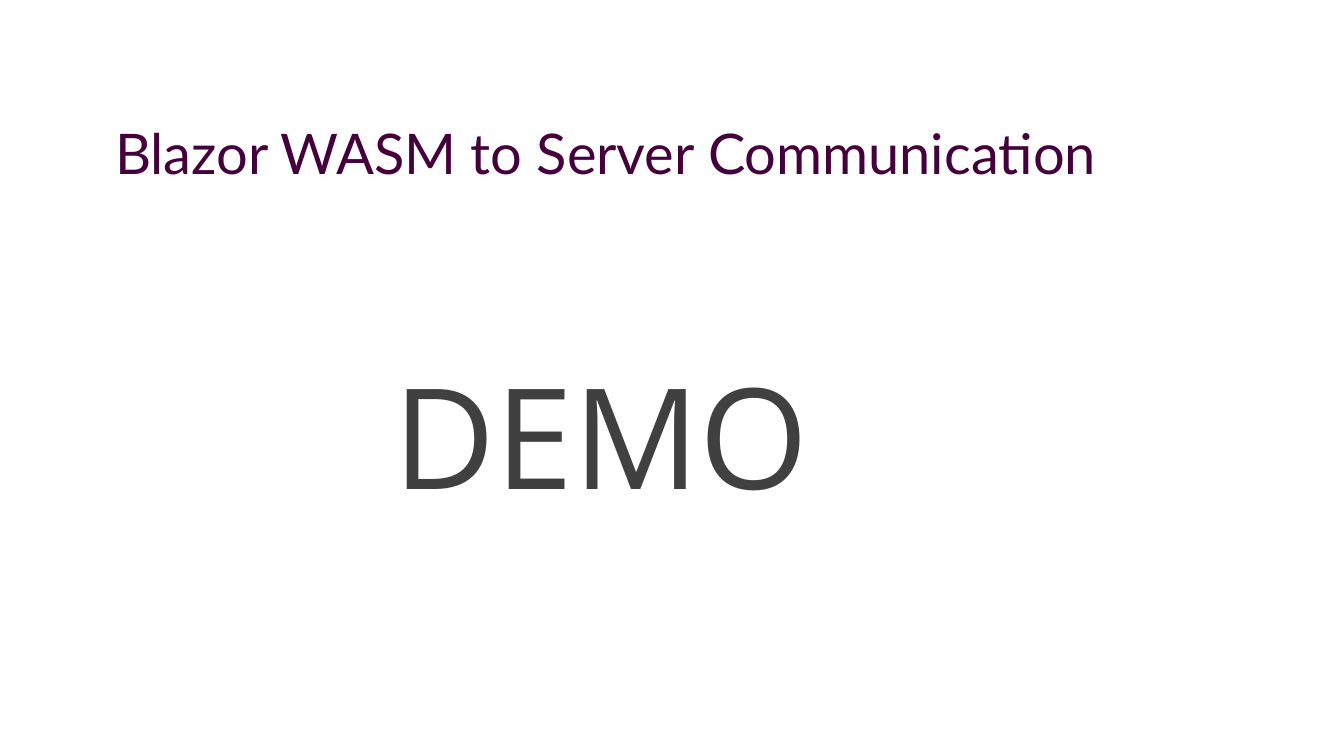
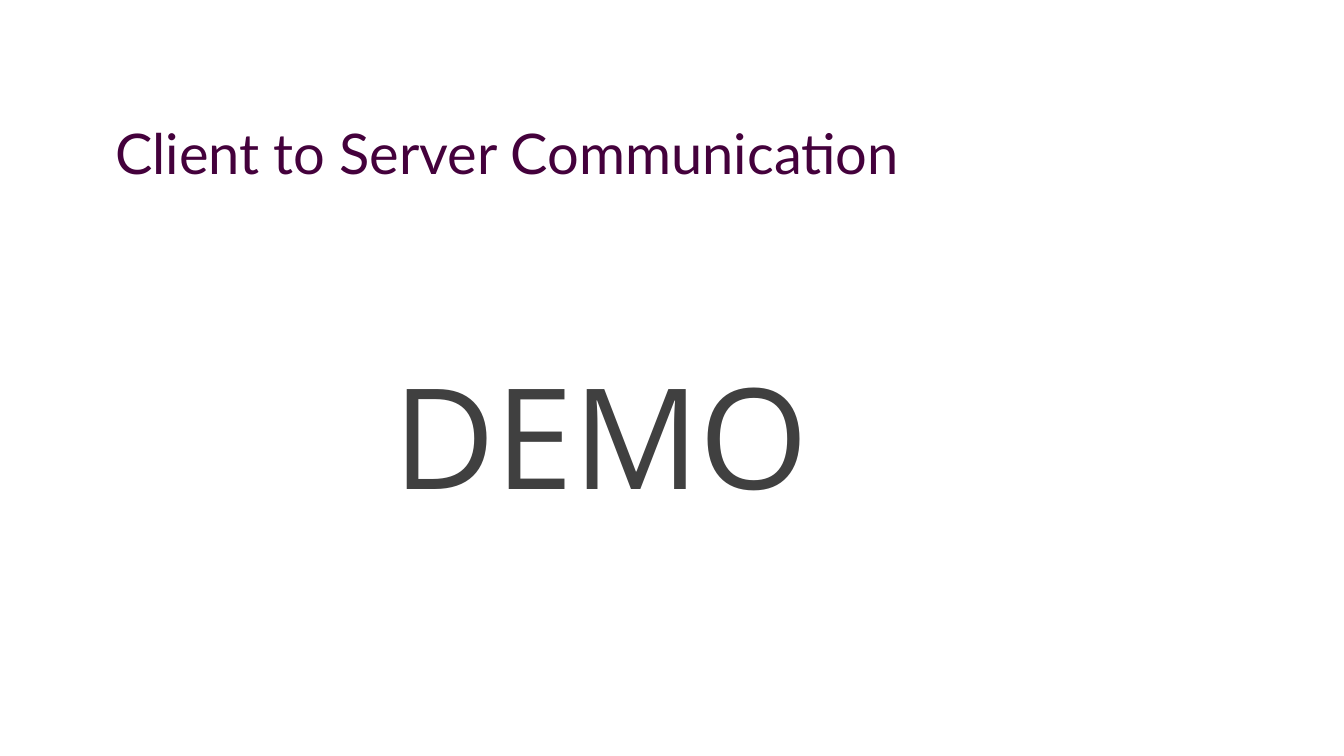
Before and after one commit to hikalkan/presentations, a slide deck: slide 12 of 2022-09-22 Dotnet Community Standup/ABP-Framework.pptx. Drawn at 1344x756 pixels with LibreOffice and Linux fonts; fonts in the diff are those of the drawing; background and template pictures are left out. Boxes give left, top, right and bottom in pixels: in the first picture for what was removed or moved away, otherwise in the second. Text is boxed around its words. In the diff, an @@ line names an element or a change of style, - is before the commit and + after.

```diff
--- a/2022-09-22 Dotnet Community Standup/ABP-Framework.pptx
+++ b/2022-09-22 Dotnet Community Standup/ABP-Framework.pptx
@@ title at [115, 132, 899, 175]: text changed @@
-Blazor WASM to Server Communication
+Client to Server Communication
```
Also in this commit, not shown: 2 other slides changed, 2 slides added.
